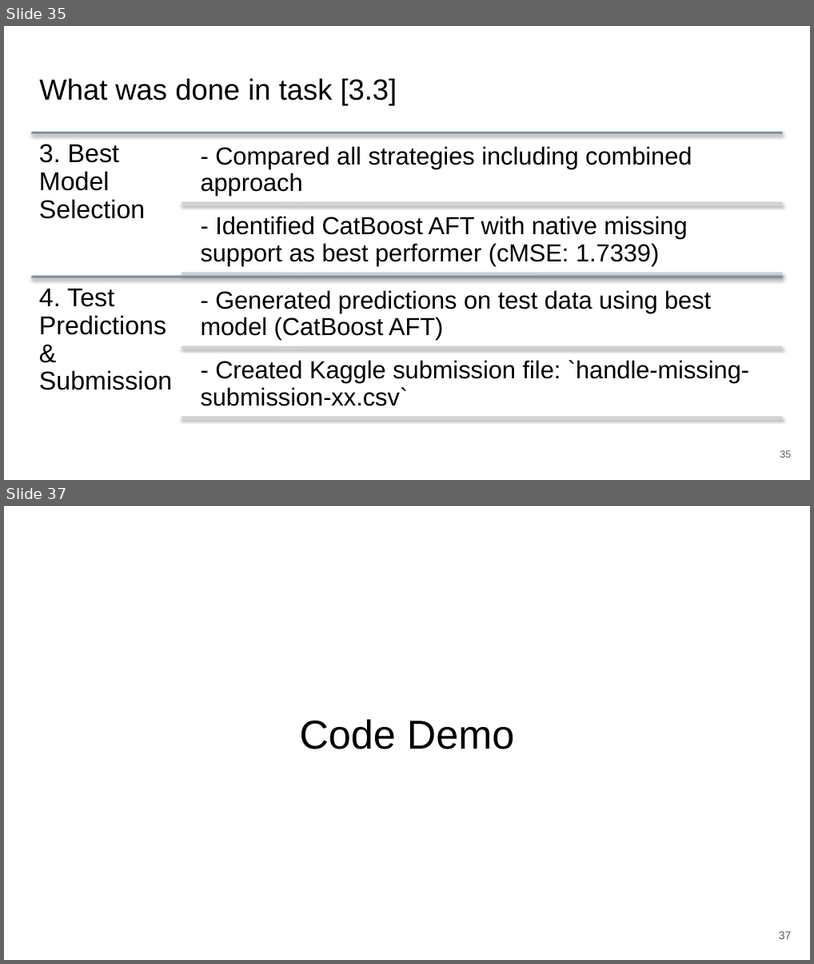
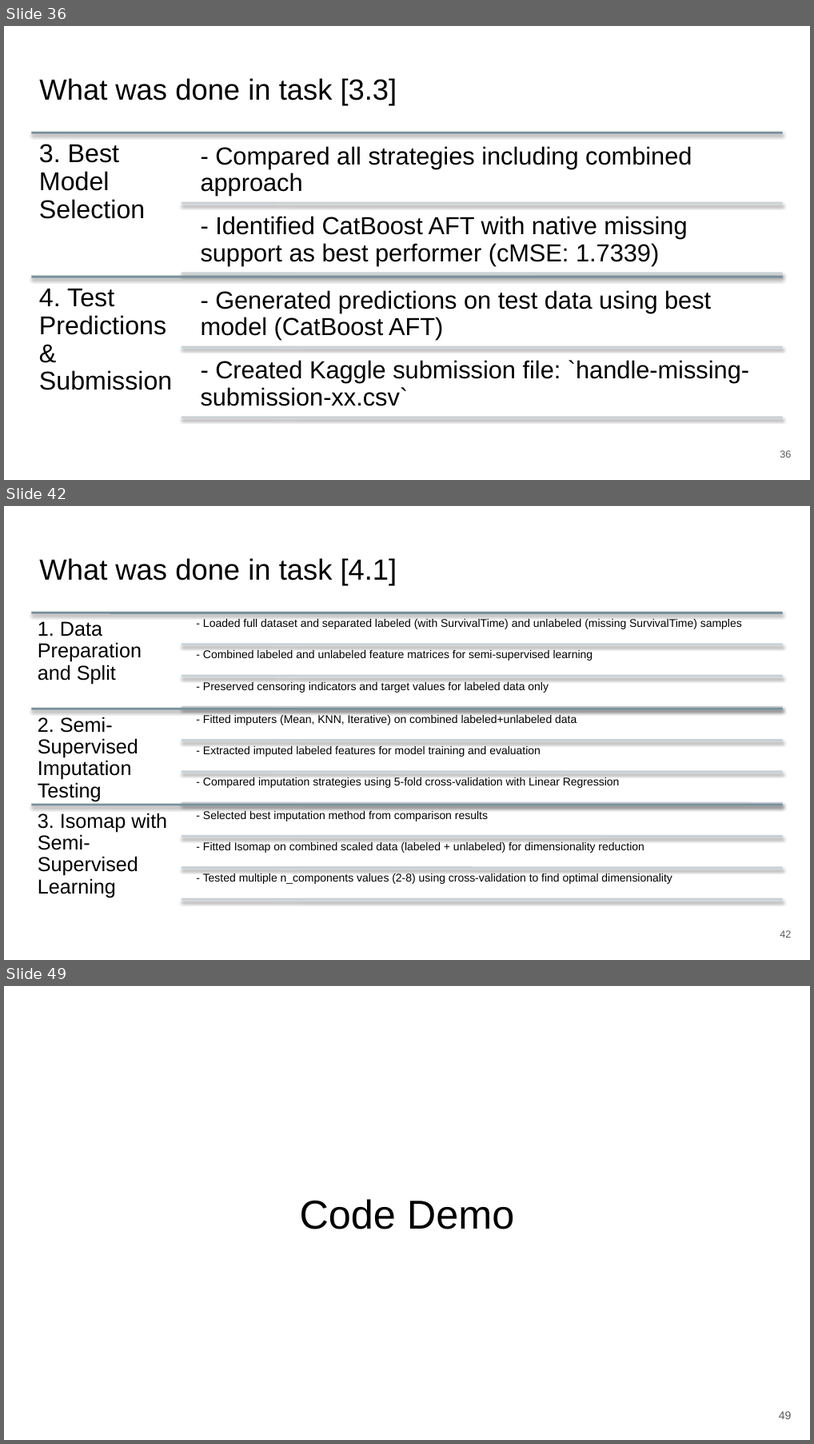
Before and after one commit to zepedrocosta/AA-Projeto2, a slide deck: Slides.pptx. Shown one above the other, each under a label of ours: slides 35 and 37 before the commit, slides 36, 42 and 49 after it; the slides between them are not shown. The pictures are 814x964 and 814x1444 pixels, drawn with LibreOffice and Linux fonts; fonts in the diff are those of the drawing. Boxes give left, top, right and bottom in pixels: in the first picture for what was removed or moved away, otherwise in the second. Text is boxed around its words. In the diff, an @@ line names an element or a change of style, - is before the commit and + after.

```diff
--- a/Slides.pptx
+++ b/Slides.pptx
@@ slide 42 added at box(4, 506, 810, 960), background #FFFFFF @@
@@ title added at box(39, 558, 398, 585), 26 pt, text #000000 @@
+What was done in task [4.1]
@@ group added at box(31, 612, 783, 899): 12 lines, 12 texts @@
+1. Data Preparation and Split
+- Loaded full dataset and separated labeled (with SurvivalTime) and unlabeled (missing SurvivalTime) samples
+- Combined labeled and unlabeled feature matrices for semi-supervised learning
+- Preserved censoring indicators and target values for labeled data only
+2. Semi-Supervised Imputation Testing
+- Fitted imputers (Mean, KNN, Iterative) on combined labeled+unlabeled data
+- Extracted imputed labeled features for model training and evaluation
+- Compared imputation strategies using 5-fold cross-validation with Linear Regression
+3. Isomap with Semi-Supervised Learning
+- Selected best imputation method from comparison results
+- Fitted Isomap on combined scaled data (labeled + unlabeled) for dimensionality reduction
+- Tested multiple n_components values (2-8) using cross-validation to find optimal dimensionality
@@ page number added at box(780, 930, 791, 937), 9 pt, text #595959 @@
+42
@@ what was slide 35 is now slide 36 @@
@@ what was slide 37 is now slide 49 @@
@@ page number at box(779, 1411, 792, 1419): text changed @@
-37
+49
```
Also in this commit, not shown: 6 slides changed, 11 other slides added, 3 other files.
